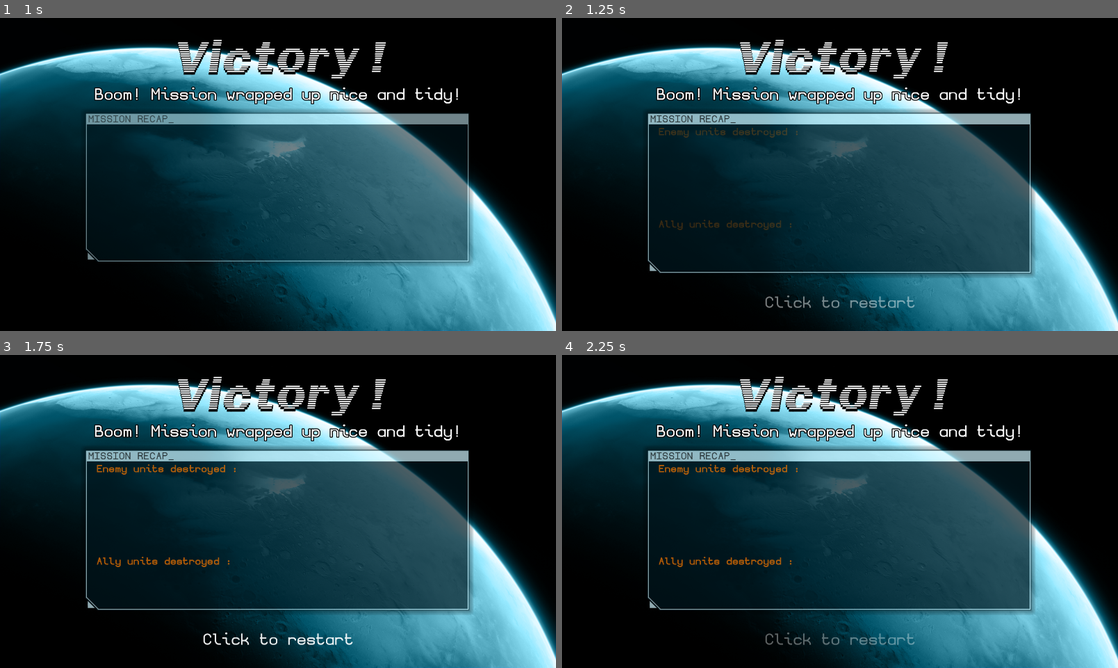
Above: before the commit, frames 1-4 (two rows, left to right).
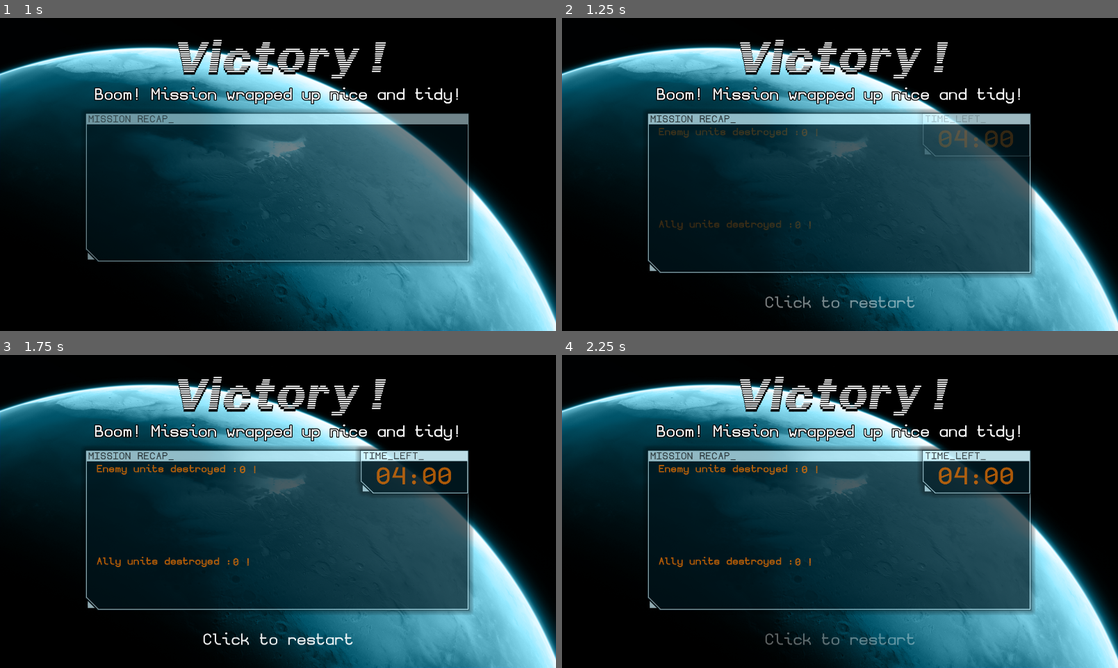
Above: after the commit, the same moments.

Repository: Rheyles/Semi-Surgical-Strike---GMTK2024
Game: Godot game, scene res://Scenes/menu/end_menu.tscn
Two runs of this game, one before a commit and one after it. Both use one fixed random seed, a clock stepped at 60 frames per second and the inputs below. This scene is started directly instead of the project's main scene.
Inputs (mouse positions are in pixels of both pictures, inside the frame that each line leads up to):
- Up to frame 1 (1 s): move the mouse to (400, 158) at 0.52 s; click (400, 158) at 0.6 s
- Up to frame 2 (1.25 s): no input
- Up to frame 3 (1.75 s): tap Enter at 1.25 s; move the mouse to (166, 527) at 1.27 s; click (166, 527) at 1.35 s
- Up to frame 4 (2.25 s): tap Enter at 2 s; move the mouse to (895, 442) at 2.02 s; right-click (895, 442) at 2.1 s

Frame 1 is identical in both runs. In frame 2, 0.4% of the frame differs, in the area x 42-85%, y 30-68%; in frame 3, 2.0%, in the area x 41-85%, y 29-68%; in frame 4, 2.0%.

Commit message:
Ending Screen Tweak

Diff:
--- a/Autoloads/Game.gd
+++ b/Autoloads/Game.gd
@@ -3,7 +3,7 @@
 ## GAME
 ## This autoload contains all the method and variable used along the game
 
-var win_treshold = 10
+var win_treshold = 2
 var end_timer = 240
 
 var end_condition = 0
--- a/Scenes/main/main.tscn
+++ b/Scenes/main/main.tscn
@@ -1632,6 +1632,7 @@
 bus = &"Music"
 
 [node name="MapDistortion" type="ColorRect" parent="UI/Control"]
+visible = false
 material = SubResource("ShaderMaterial_6dn6t")
 layout_mode = 1
 anchors_preset = 15
@@ -1732,6 +1733,7 @@
 vertical_alignment = 1
 
 [node name="MapBorder" type="TextureRect" parent="UI/Control"]
+visible = false
 layout_mode = 0
 offset_right = 1920.0
 offset_bottom = 1080.0
@@ -2149,17 +2151,16 @@
 }
 
 [node name="Title" type="Label" parent="UI/Control"]
-modulate = Color(1, 1, 1, 0)
 layout_mode = 1
 anchors_preset = 8
 anchor_left = 0.5
 anchor_top = 0.5
 anchor_right = 0.5
 anchor_bottom = 0.5
-offset_left = 3931.0
-offset_top = 2619.0
-offset_right = 4785.0
-offset_bottom = 3105.0
+offset_left = 6811.0
+offset_top = 4239.0
+offset_right = 7665.0
+offset_bottom = 4725.0
 grow_horizontal = 2
 grow_vertical = 2
 theme_override_colors/font_shadow_color = Color(0, 0, 0, 1)
--- a/Scenes/menu/dead_unit/dead_unit.gd
+++ b/Scenes/menu/dead_unit/dead_unit.gd
@@ -9,5 +9,5 @@
 	$AudioStreamPlayer2D.pitch_scale = rng.randf_range(0.95,1.05)
 	$AudioStreamPlayer2D.play()
 	$Sprite2D.texture = unit_texture
-	EVENTS.emit_signal("set_shake")
+	#EVENTS.emit_signal("set_shake")
 	$GPUParticles2D.emitting = true
--- a/Scenes/menu/end_menu.gd
+++ b/Scenes/menu/end_menu.gd
@@ -4,6 +4,8 @@
 @export var dead_unit_scene : Resource
 
 @onready var pop_timer = $PopTimer
+
+var unit_count = {"ENEMY" : 0, "ALLY" : 0 }
 
 var SUBTITLES = {
 	DATA.END_TYPE.VICTORY : "Boom! Mission wrapped up nice and tidy!",
@@ -19,7 +21,7 @@
 		_:
 			$UI/Base/Title.text = 'Defeat...'
 	$UI/Base/SubTitle.text = SUBTITLES[GAME.end_condition]
-
+	timer_left()
 	$UI/Base/Memo.visible = false
 	$AnimationPlayer.play("start")
 	await $AnimationPlayer.animation_finished
@@ -37,6 +39,8 @@
 func show_frags():
 	var containers = {DATA.TEAMS.keys()[DATA.TEAMS.ENEMY] : $UI/Base/Enemies,
 					  DATA.TEAMS.keys()[DATA.TEAMS.ALLY] : $UI/Base/Allies}
+	var count_text = {DATA.TEAMS.keys()[DATA.TEAMS.ENEMY]: $UI/Base/Memo/Content/EnemyUnits/E_count,
+					  DATA.TEAMS.keys()[DATA.TEAMS.ALLY] : $UI/Base/Memo/Content/AllyUnits/A_count}
 
 	for team in ["ENEMY", "ALLY"]:
 		var unit_dict = GAME.enemy_killed_dico
@@ -49,6 +53,16 @@
 				new_dead_unit.unit_texture = UNIT_TEXTURES[unit_type]
 				new_dead_unit.modulate = DATA.team_color[DATA.TEAMS[team]]
 				containers[team].add_child(new_dead_unit)
+				unit_count[team] += 1
+				count_text[team].text = str(unit_count[team])
 
-				pop_timer.start(0.05)
+				pop_timer.start(0.04)
 				await pop_timer.timeout
+
+func timer_left():
+	var seconds_left = int(GAME.time_left)%60
+	var seconds_text = str(seconds_left)
+	if seconds_left < 10:
+		seconds_text = '0' + str(seconds_left)
+	@warning_ignore("integer_division")
+	$UI/Base/Memo/Timer/Content/Label.text = '0'+str(round(int(GAME.time_left)/60)) + ':' + seconds_text
--- a/Scenes/menu/end_menu.tscn
+++ b/Scenes/menu/end_menu.tscn
@@ -164,6 +164,9 @@
 [sub_resource type="FontVariation" id="FontVariation_tl4wv"]
 base_font = ExtResource("5_ob026")
 
+[sub_resource type="FontVariation" id="FontVariation_y6pqo"]
+base_font = ExtResource("5_ob026")
+
 [sub_resource type="Animation" id="Animation_xi5k6"]
 length = 0.001
 tracks/0/type = "value"
@@ -213,6 +216,18 @@
 "transitions": PackedFloat32Array(1),
 "update": 1,
 "values": [true]
+}
+tracks/4/type = "value"
+tracks/4/imported = false
+tracks/4/enabled = true
+tracks/4/path = NodePath("Timer:modulate")
+tracks/4/interp = 1
+tracks/4/loop_wrap = true
+tracks/4/keys = {
+"times": PackedFloat32Array(0),
+"transitions": PackedFloat32Array(1),
+"update": 0,
+"values": [Color(1, 1, 1, 1)]
 }
 
 [sub_resource type="Animation" id="Animation_7ltui"]
@@ -265,6 +280,18 @@
 "transitions": PackedFloat32Array(1),
 "update": 1,
 "values": [true]
+}
+tracks/4/type = "value"
+tracks/4/imported = false
+tracks/4/enabled = true
+tracks/4/path = NodePath("Timer:modulate")
+tracks/4/interp = 1
+tracks/4/loop_wrap = true
+tracks/4/keys = {
+"times": PackedFloat32Array(0.6, 1),
+"transitions": PackedFloat32Array(1, 1),
+"update": 0,
+"values": [Color(1, 1, 1, 0), Color(1, 1, 1, 1)]
 }
 
 [sub_resource type="AnimationLibrary" id="AnimationLibrary_jrvry"]
@@ -435,6 +462,18 @@
 theme_override_font_sizes/font_size = 40
 text = "Enemy units destroyed :"
 
+[node name="E_count" type="Label" parent="UI/Base/Memo/Content/EnemyUnits"]
+offset_left = 494.0
+offset_top = 3.0
+offset_right = 562.0
+offset_bottom = 56.0
+theme_override_colors/font_color = Color(0.960784, 0.462745, 0, 1)
+theme_override_colors/font_outline_color = Color(0.960784, 0.462745, 0, 1)
+theme_override_constants/outline_size = 2
+theme_override_fonts/font = SubResource("FontVariation_tl4wv")
+theme_override_font_sizes/font_size = 40
+text = "0 !"
+
 [node name="AllyUnits" type="Label" parent="UI/Base/Memo/Content"]
 layout_mode = 1
 offset_left = 55.0
@@ -448,6 +487,64 @@
 theme_override_font_sizes/font_size = 40
 text = "Ally units destroyed :"
 
+[node name="A_count" type="Label" parent="UI/Base/Memo/Content/AllyUnits"]
+offset_left = 471.0
+offset_top = 3.0
+offset_right = 571.0
+offset_bottom = 56.0
+theme_override_colors/font_color = Color(0.960784, 0.462745, 0, 1)
+theme_override_colors/font_outline_color = Color(0.960784, 0.462745, 0, 1)
+theme_override_constants/outline_size = 2
+theme_override_fonts/font = SubResource("FontVariation_tl4wv")
+theme_override_font_sizes/font_size = 40
+text = "0 !"
+
+[node name="Timer" type="NinePatchRect" parent="UI/Base/Memo"]
+clip_contents = true
+offset_left = 949.0
+offset_top = 1.0
+offset_right = 1356.0
+offset_bottom = 190.0
+scale = Vector2(1, 0.959999)
+texture = ExtResource("6_itldd")
+region_rect = Rect2(5, 5, 370, 369)
+patch_margin_left = 78
+patch_margin_top = 95
+patch_margin_right = 88
+patch_margin_bottom = 80
+axis_stretch_horizontal = 2
+
+[node name="Title" type="Label" parent="UI/Base/Memo/Timer"]
+layout_mode = 1
+offset_left = 26.0
+offset_top = 16.0
+offset_right = 205.0
+offset_bottom = 57.0
+theme_override_colors/font_color = Color(0, 0, 0, 1)
+theme_override_fonts/font = SubResource("FontVariation_y6pqo")
+theme_override_font_sizes/font_size = 40
+text = "TIME_LEFT_"
+
+[node name="Content" type="Control" parent="UI/Base/Memo/Timer"]
+anchors_preset = 0
+offset_right = 40.0
+offset_bottom = 40.0
+
+[node name="Label" type="Label" parent="UI/Base/Memo/Timer/Content"]
+clip_contents = true
+layout_mode = 1
+offset_left = 28.0
+offset_top = 58.0
+offset_right = 378.0
+offset_bottom = 159.0
+theme_override_colors/font_color = Color(0.960784, 0.462745, 0, 1)
+theme_override_colors/font_outline_color = Color(0.960784, 0.462745, 0, 1)
+theme_override_constants/outline_size = 2
+theme_override_fonts/font = SubResource("FontVariation_y6pqo")
+theme_override_font_sizes/font_size = 100
+text = "04:00"
+horizontal_alignment = 1
+
 [node name="AnimationPlayer" type="AnimationPlayer" parent="UI/Base/Memo"]
 libraries = {
 "": SubResource("AnimationLibrary_jrvry")
Not shown: 1 places in Scenes/menu/end_menu.tscn that only renumber resources
